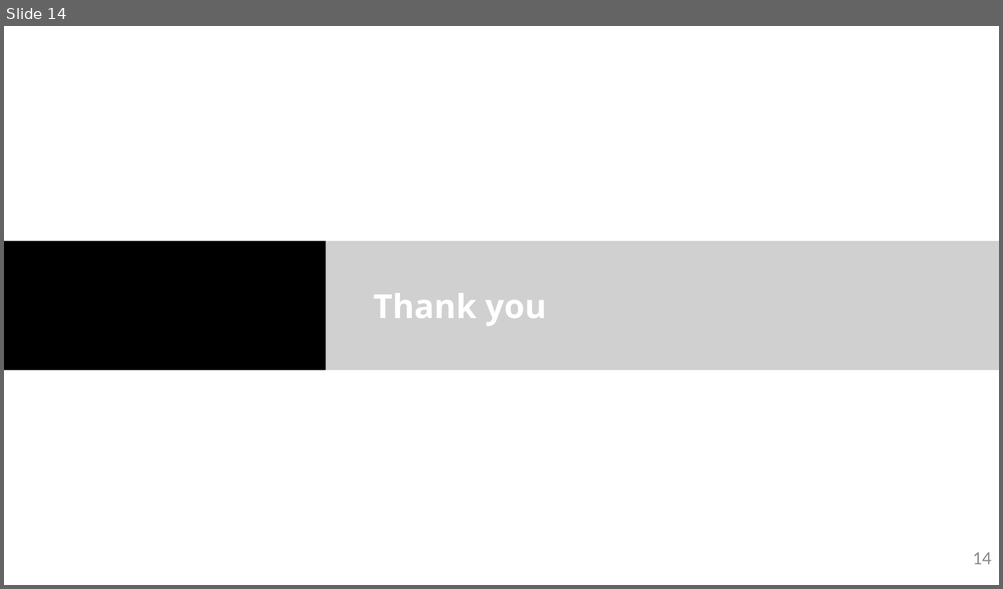
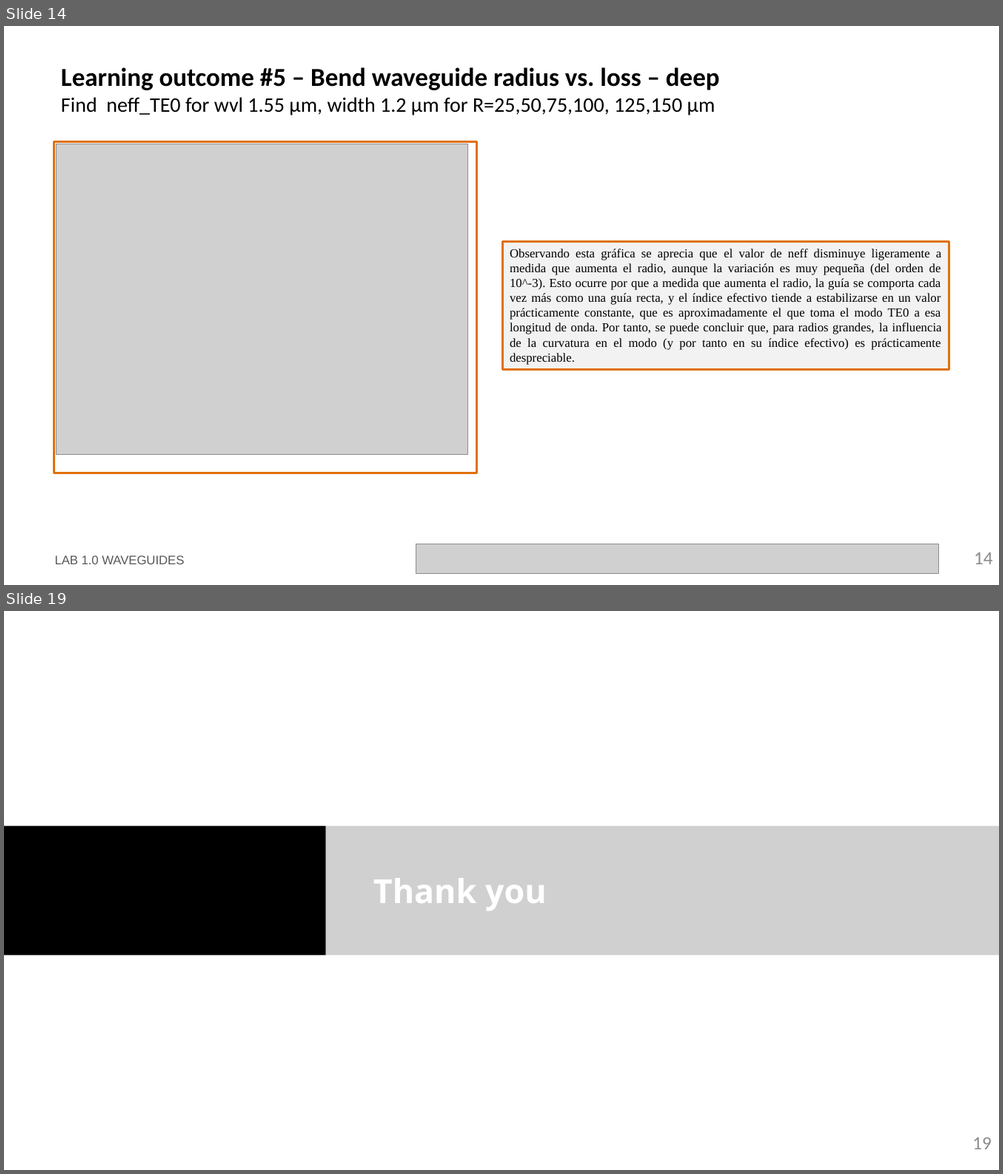
Before and after one commit to miiraandaa/cifoin-lab1, a slide deck: LabBook_10.pptx. Shown one above the other, each under a label of ours: slide 14 before the commit, slides 14 and 19 after it; the slides between them are not shown. The pictures are 1003x589 and 1003x1174 pixels, drawn with LibreOffice and Linux fonts; fonts in the diff are those of the drawing; grey boxes stand for pictures; background and template pictures are left out. Boxes give left, top, right and bottom in pixels: in the first picture for what was removed or moved away, otherwise in the second. Text is boxed around its words. In the diff, an @@ line names an element or a change of style, - is before the commit and + after.

```diff
--- a/LabBook_10.pptx
+++ b/LabBook_10.pptx
@@ slide 14 added at bbox=[4, 26, 999, 585], background #FFFFFF @@
@@ title added at bbox=[61, 67, 720, 116], 20 pt, text #000000 @@
+Learning outcome #5 – Bend waveguide radius vs. loss – deep
+Find neff_TE0 for wvl 1.55 µm, width 1.2 µm for R=25,50,75,100, 125,150 µm
@@ rectangle added at bbox=[54, 141, 477, 474], outline #E0700D 2.25 pt @@
@@ picture added at bbox=[57, 144, 467, 455] @@
@@ rectangle added at bbox=[503, 241, 949, 370], fill #F2F2F2, outline #E0700D 2.25 pt, 12 pt, text #000000 @@
+Observando esta gráfica se aprecia que el valor de neff disminuye ligeramente a medida que aumenta el radio, aunque la variación es muy pequeña (del orden de 10^-3). Esto ocurre por que a medida que aumenta el radio, la guía se comporta cada vez más como una guía recta, y el índice efectivo tiende a estabilizarse en un valor prácticamente constante, que es aproximadamente el que toma el modo TE0 a esa longitud de onda. Por tanto, se puede concluir que, para radios grandes, la influencia de la curvatura en el modo (y por tanto en su índice efectivo) es prácticamente despreciable.
@@ text added at bbox=[55, 556, 184, 565], 12 pt, text #585858 @@
+LAB 1.0 WAVEGUIDES
@@ picture added at bbox=[416, 545, 939, 574] @@
@@ page number added at bbox=[973, 553, 993, 565], 18 pt, text #8C8C8C @@
+14
@@ what was slide 14 is now slide 19 @@
@@ page number at bbox=[972, 1138, 991, 1150]: text changed @@
-14
+19
```
Also in this commit, not shown: 9 slides changed, 5 other slides added, 1 slide removed, 2 other files.
